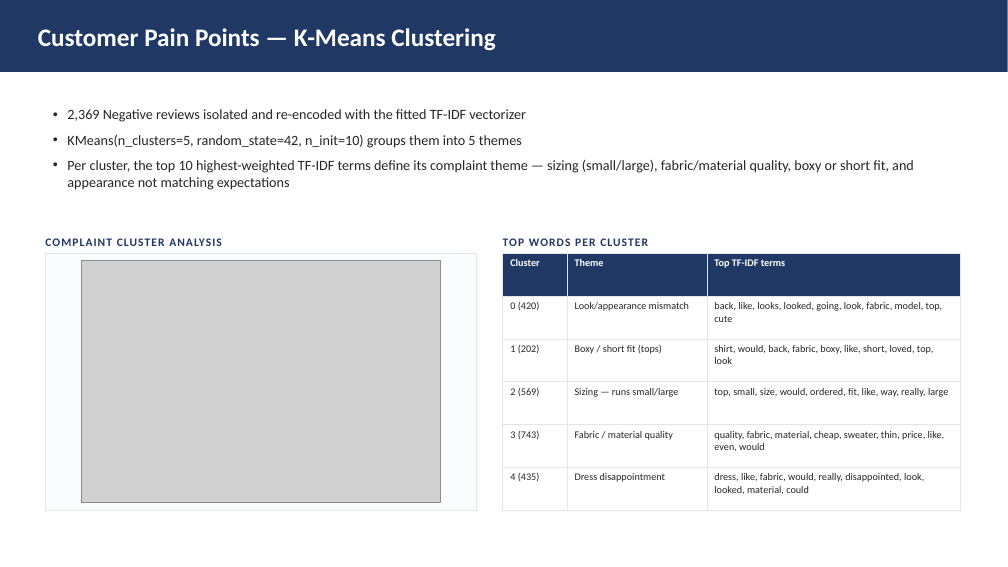
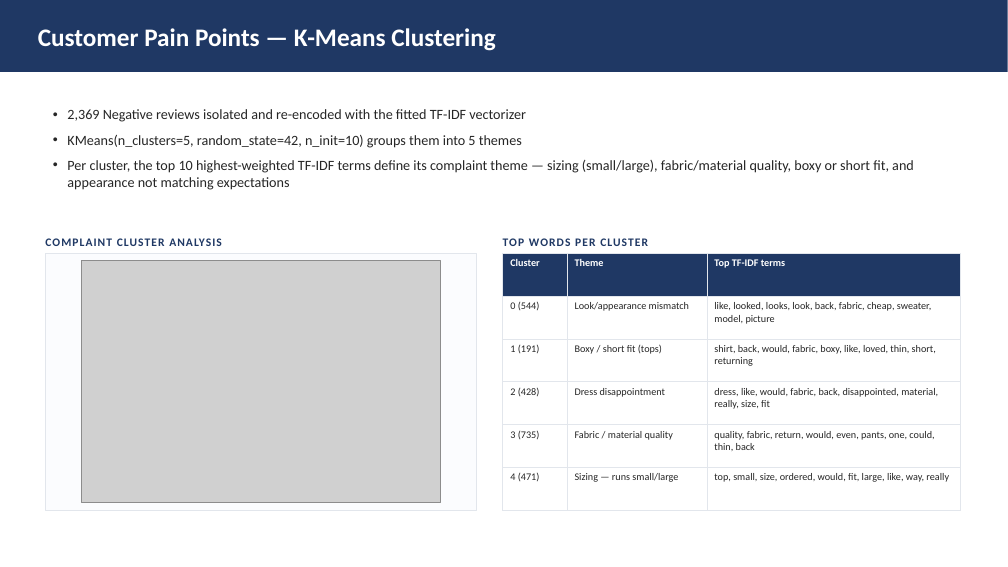
Before and after one commit to AhmedAbdullatifA/AI-Engineer-Journey, a slide deck: slide 9 of projects/ai-customer-feedback-intelligence-system/docs/Presentation_Project.pptx. Drawn at 1008x567 pixels with LibreOffice and Linux fonts; fonts in the diff are those of the drawing; grey boxes stand for pictures. Boxes give left, top, right and bottom in pixels: in the first picture for what was removed or moved away, otherwise in the second. Text is boxed around its words. In the diff, an @@ line names an element or a change of style, - is before the commit and + after.

```diff
--- a/projects/ai-customer-feedback-intelligence-system/docs/Presentation_Project.pptx
+++ b/projects/ai-customer-feedback-intelligence-system/docs/Presentation_Project.pptx
@@ table at [503, 253, 960, 510] @@
-row 2, column 1: 0 (420)
+row 2, column 1: 0 (544)
-row 2, column 3: back, like, looks, looked, going, look, fabric, model, top, cute
+row 2, column 3: like, looked, looks, look, back, fabric, cheap, sweater, model, picture
-row 3, column 1: 1 (202)
+row 3, column 1: 1 (191)
-row 3, column 3: shirt, would, back, fabric, boxy, like, short, loved, top, look
+row 3, column 3: shirt, back, would, fabric, boxy, like, loved, thin, short, returning
-row 4: 2 (569) | Sizing — runs small/large | top, small, size, would, ordered, fit, like, way, really, large
+row 4: 2 (428) | Dress disappointment | dress, like, would, fabric, back, disappointed, material, really, size, fit
-row 5, column 1: 3 (743)
+row 5, column 1: 3 (735)
-row 5, column 3: quality, fabric, material, cheap, sweater, thin, price, like, even, would
+row 5, column 3: quality, fabric, return, would, even, pants, one, could, thin, back
-row 6: 4 (435) | Dress disappointment | dress, like, fabric, would, really, disappointed, look, looked, material, could
+row 6: 4 (471) | Sizing — runs small/large | top, small, size, ordered, would, fit, large, like, way, really
```
Also in this commit, not shown: 4 other slides changed, 8 other files.
